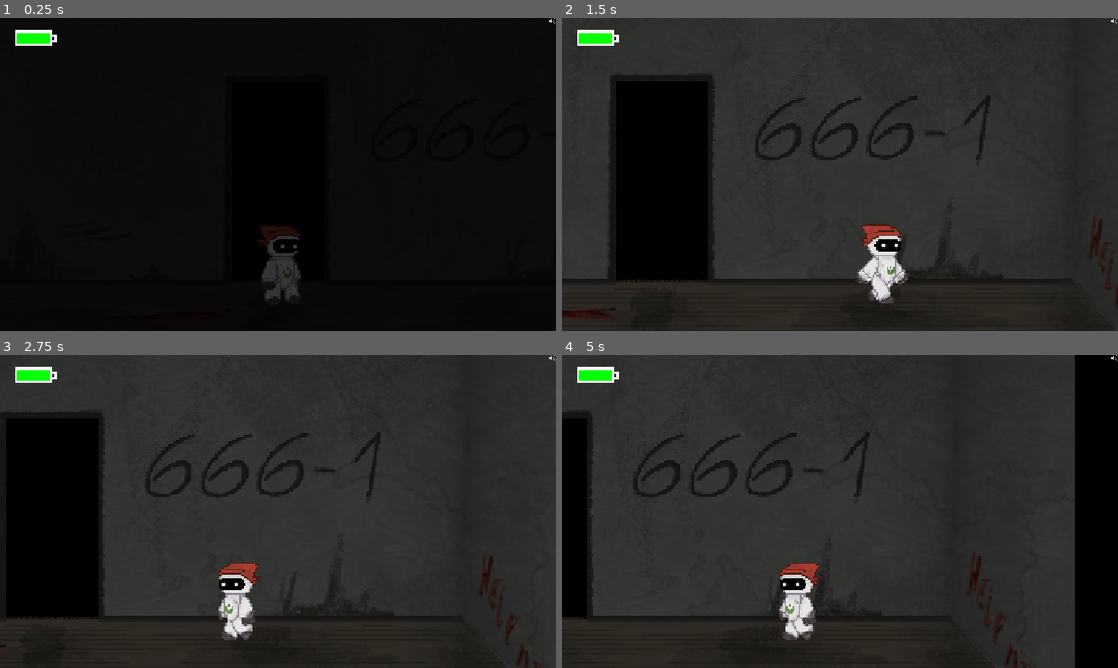
Above: before the commit, frames 1-4 (two rows, left to right).
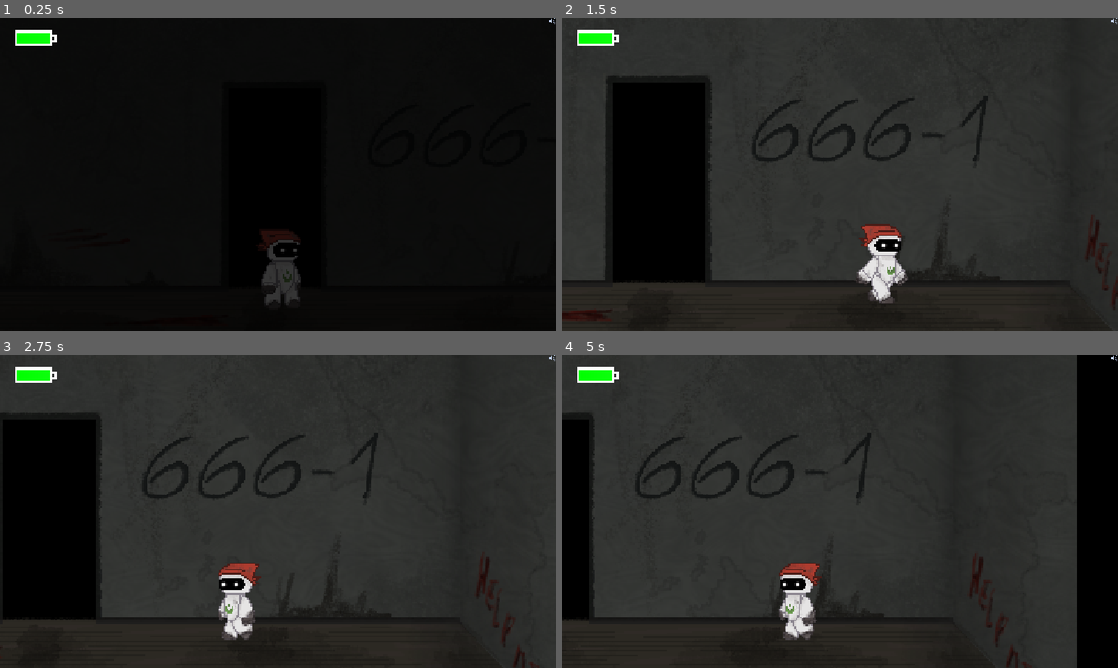
Above: after the commit, the same moments.

Repository: hruboson/R0B1E
Game: Godot game, scene res://scenes/levels/final_room/final_room.tscn
Same seed, same stepped clock (60 frames per second), same inputs: the game is played once before the commit and once after it. This scene is started directly instead of the project's main scene. Sound files missing from this copy of the repository are replaced by a short silence.
Inputs (mouse positions are in pixels of both pictures, inside the frame that each line leads up to):
- Up to frame 1 (0.25 s): no input
- Up to frame 2 (1.5 s): tap Enter at 0.5 s; move the mouse to (962, 158) at 0.52 s; hold E (interact) 0.53-1.28 s; hold Right (right) from 0.53 s (still down); click (962, 158) at 0.67 s; move the mouse to (728, 190) at 1.27 s; tap Z at 1.35 s
- Up to frame 3 (2.75 s): move the mouse to (333, 442) at 2.02 s; release Right (right) at 2.03 s; hold A (left) from 2.03 s (still down); hold E (interact) from 2.03 s (still down)
- Up to frame 4 (5 s): move the mouse to (812, 574) at 2.77 s; release A (left) at 2.78 s; release E (interact) at 2.78 s; hold Right (right) 2.78-4.28 s; tap Z at 2.85, 4.35 s; click (812, 574) at 2.92 s; move the mouse to (1006, 558) at 3.52 s; hold E (interact) 3.53-4.28 s; move the mouse to (673, 464) at 4.27 s; hold A (left) from 4.28 s (still down)

The runs differ from the first frame. In frame 1, 0.4% of the frame differs, in the area x 46-55%, y 66-92%; in frame 2, 1.4%; in frame 3, 1.1%; in frame 4, 1.4%, in the area x 0-93%, y 0-100%.

Commit message:
feat(final room): front

Diff:
--- a/project.godot
+++ b/project.godot
@@ -32,6 +32,7 @@
 
 [display]
 
+window/size/mode=3
 window/stretch/mode="canvas_items"
 window/stretch/aspect="ignore"
 
--- a/scenes/levels/final_room/final_room.tscn
+++ b/scenes/levels/final_room/final_room.tscn
@@ -2,13 +2,14 @@
 
 [ext_resource type="PackedScene" uid="uid://cp7d0myjohxhn" path="res://nodes/actors/robot/robot.tscn" id="1_014kd"]
 [ext_resource type="Script" uid="uid://bfv867iekkm8a" path="res://scenes/levels/final_room/final_room.gd" id="1_q83uc"]
-[ext_resource type="Texture2D" uid="uid://e2chrfby1vx8" path="res://assets/hallway/final_room.png" id="2_jhus7"]
+[ext_resource type="Texture2D" uid="uid://d0v2afbsrm5qh" path="res://assets/hallway/Final_room_new.png" id="2_5wop4"]
+[ext_resource type="Texture2D" uid="uid://4ykbc22s0oeo" path="res://assets/hallway/Final_room_front.png" id="3_likfs"]
 [ext_resource type="AudioStream" uid="uid://dr5wkaxm73grh" path="res://audio/music/fcuked_up.mp3" id="5_431fw"]
 [ext_resource type="PackedScene" uid="uid://buyr0an0utmrk" path="res://nodes/actors/door/door_final.tscn" id="5_q83uc"]
 [ext_resource type="AudioStream" uid="uid://no8w6gprp8sn" path="res://audio/robot/KARAVA_ROBOTA_Robot_bodies.mp3" id="6_431fw"]
 
 [sub_resource type="WorldBoundaryShape2D" id="WorldBoundaryShape2D_014kd"]
-distance = 1.0
+distance = 2.0
 
 [node name="FinalLevel" type="Node2D" unique_id=1400742347]
 script = ExtResource("1_q83uc")
@@ -16,7 +17,14 @@
 [node name="BG" type="Sprite2D" parent="." unique_id=950983732]
 texture_filter = 1
 position = Vector2(1281, 544)
-texture = ExtResource("2_jhus7")
+texture = ExtResource("2_5wop4")
+
+[node name="Sprite2D" type="Sprite2D" parent="." unique_id=594959651]
+z_index = 117
+texture_filter = 1
+position = Vector2(1279, 531)
+scale = Vector2(1.0430729, 1.1104652)
+texture = ExtResource("3_likfs")
 
 [node name="WorldBorder" type="StaticBody2D" parent="." unique_id=1952808896]
 position = Vector2(-213, -32)
@@ -37,7 +45,7 @@
 
 [node name="Robot" parent="." unique_id=2042197399 instance=ExtResource("1_014kd")]
 z_index = 50
-position = Vector2(2041, 601)
+position = Vector2(2043, 594)
 task2 = "Fix leaking tubes"
 
 [node name="DoorFinal" parent="." unique_id=1373273536 instance=ExtResource("5_q83uc")]
Binary file added: assets/hallway/Final_room_front.png
Not shown, added: assets/hallway/Final_room_front.png.import
Binary file added: assets/hallway/Final_room_new.png
Not shown, added: assets/hallway/Final_room_new.png.import
Not shown, changed: export_presets.cfg
